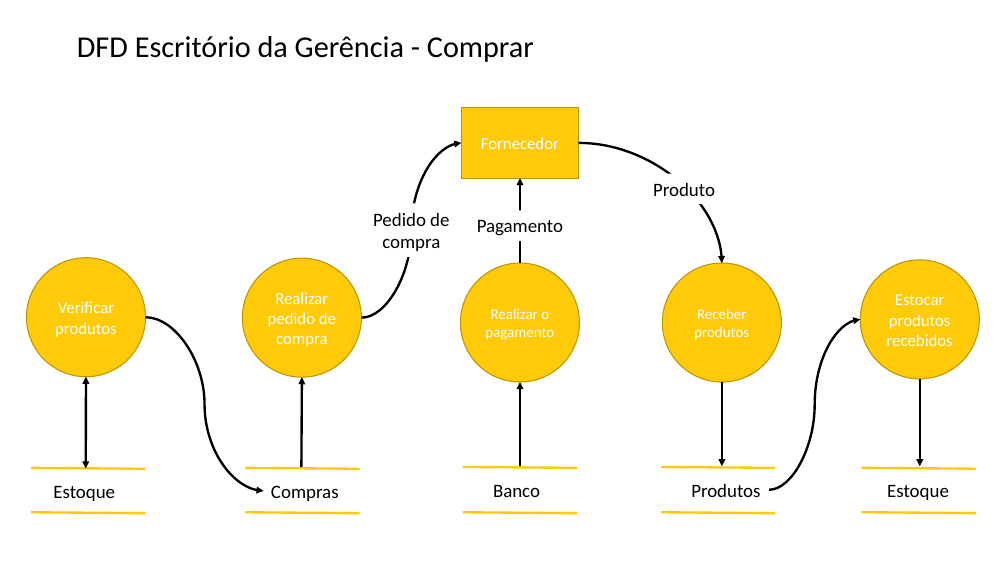
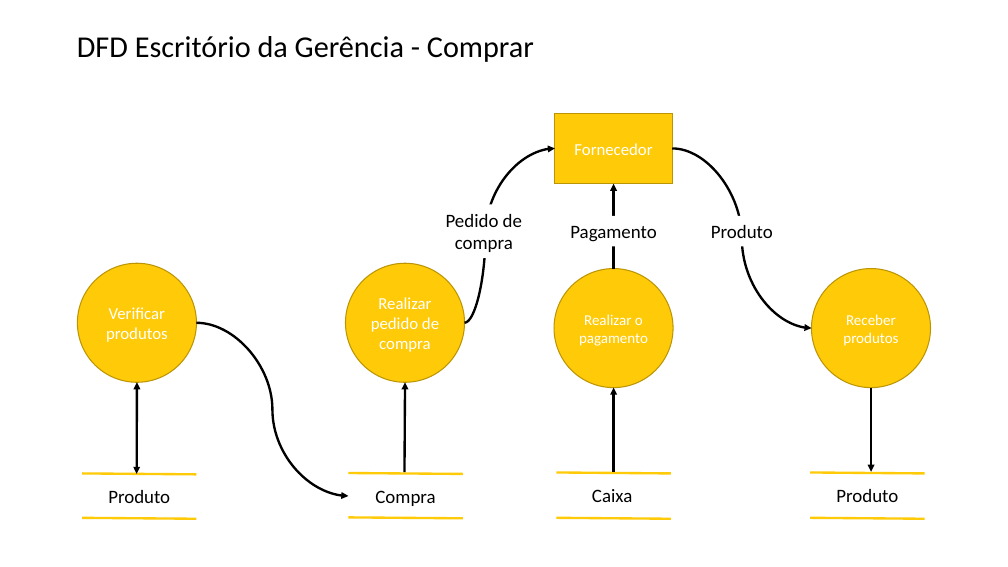
Before and after one commit to faconta/OPE, a slide deck: slide 4 of Artefatos/16. Diagramas de Fluxo de Dados.pptx. Drawn at 1008x567 pixels with LibreOffice and Linux fonts; fonts in the diff are those of the drawing. Boxes give left, top, right and bottom in pixels: in the first picture for what was removed or moved away, otherwise in the second. Text is boxed around its words. In the diff, an @@ line names an element or a change of style, - is before the commit and + after.

```diff
--- a/Artefatos/16. Diagramas de Fluxo de Dados.pptx
+++ b/Artefatos/16. Diagramas de Fluxo de Dados.pptx
@@ curved arrow moved from (361, 318) - (461, 143) to (465, 323) - (555, 148) @@
@@ curved arrow moved from (578, 143) - (722, 263) to (672, 148) - (811, 328) @@
@@ text "Pedido de compra" moved from (x1=373, y1=213, x2=449, y2=251) to (x1=446, y1=214, x2=522, y2=252) @@
@@ text "Produto" moved from (x1=653, y1=183, x2=715, y2=196) to (x1=711, y1=225, x2=773, y2=238) @@
@@ ellipse removed at (x1=861, y1=260, x2=979, y2=379) @@
-Estocar produtos recebidos
@@ curved arrow moved from (146, 318) - (264, 491) to (197, 323) - (349, 496) @@
@@ curved arrow removed from (769, 490) to (861, 320) @@
@@ 2 lines, 1 ellipse, 1 double arrow moved together from (x1=26, y1=258, x2=146, y2=513) to (x1=77, y1=263, x2=197, y2=519) @@
@@ 2 lines, 1 ellipse, 1 arrow moved together from (x1=243, y1=258, x2=361, y2=513) to (x1=346, y1=263, x2=464, y2=519) @@
@@ 2 arrows, 2 lines, 1 ellipse, 1 rectangle, 1 text moved together from (x1=461, y1=107, x2=579, y2=513) to (x1=554, y1=113, x2=673, y2=519) @@
@@ 2 lines, 1 ellipse, 1 arrow moved together from (x1=661, y1=263, x2=781, y2=513) to (x1=811, y1=268, x2=930, y2=519) @@
@@ arrow removed from (920, 379) to (920, 467) @@
@@ line removed from (861, 468) to (976, 469) @@
@@ text at (x1=108, y1=490, x2=170, y2=503): text changed @@
-Estoque
+Produto
@@ text at (x1=375, y1=490, x2=435, y2=506): text changed @@
-Compras
+Compra
@@ text at (x1=592, y1=489, x2=632, y2=502): text changed @@
-Banco
+Caixa
@@ text at (x1=836, y1=489, x2=898, y2=502): text changed @@
-Produtos
+Produto
@@ text removed at (x1=887, y1=485, x2=949, y2=500) @@
-Estoque
@@ line removed from (861, 513) to (976, 513) @@
```
Also in this commit, not shown: 7 other slides changed, 1 other file.
